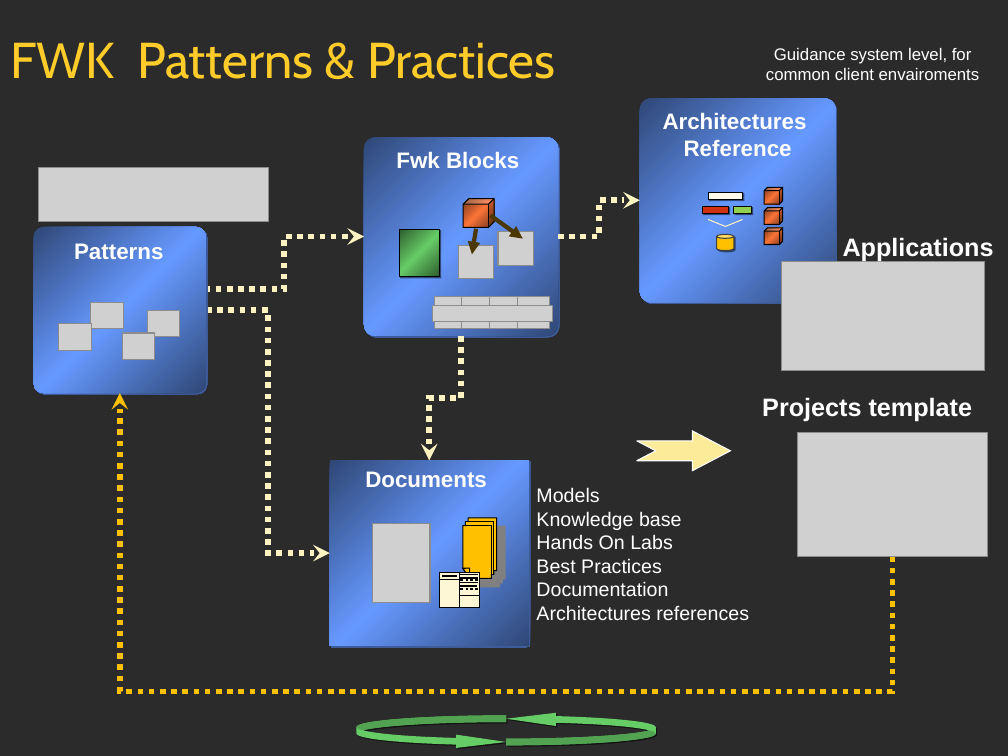
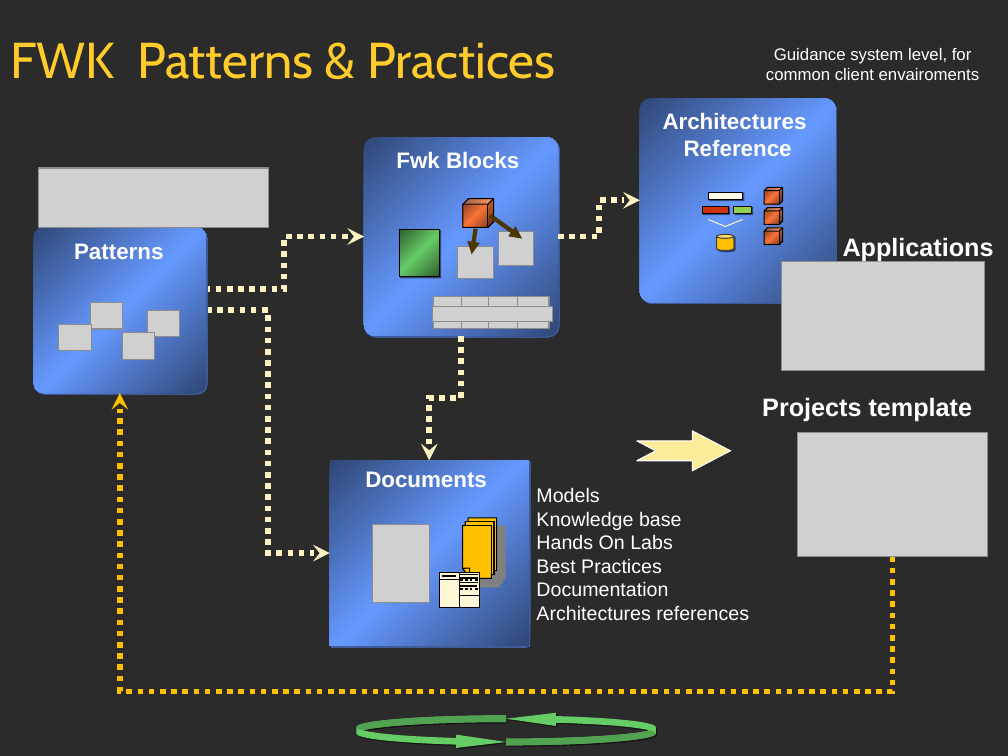
Before and after one commit to gpanayir/sffwk, a slide deck: slide 12 of Documents/Fwk - Precentations.ppt. Drawn at 1008x756 pixels with LibreOffice and Linux fonts; fonts in the diff are those of the drawing; grey boxes stand for pictures; background and template pictures are left out; a plain dark background stands for a picture behind light text. Boxes give left, top, right and bottom in pixels: in the first picture for what was removed or moved away, otherwise in the second. Text is boxed around its words. In the diff, an @@ line names an element or a change of style, - is before the commit and + after.

```diff
--- a/Documents/Fwk - Precentations.ppt
+++ b/Documents/Fwk - Precentations.ppt
@@ picture: place and size @@
-picture at <box>38,167,269,222</box>
+picture at <box>38,168,269,228</box>
@@ freeform shape at <box>463,518,497,579</box>: outline redrawn @@
```
Also in this commit, not shown: 3 other slides changed, 8 other files.
